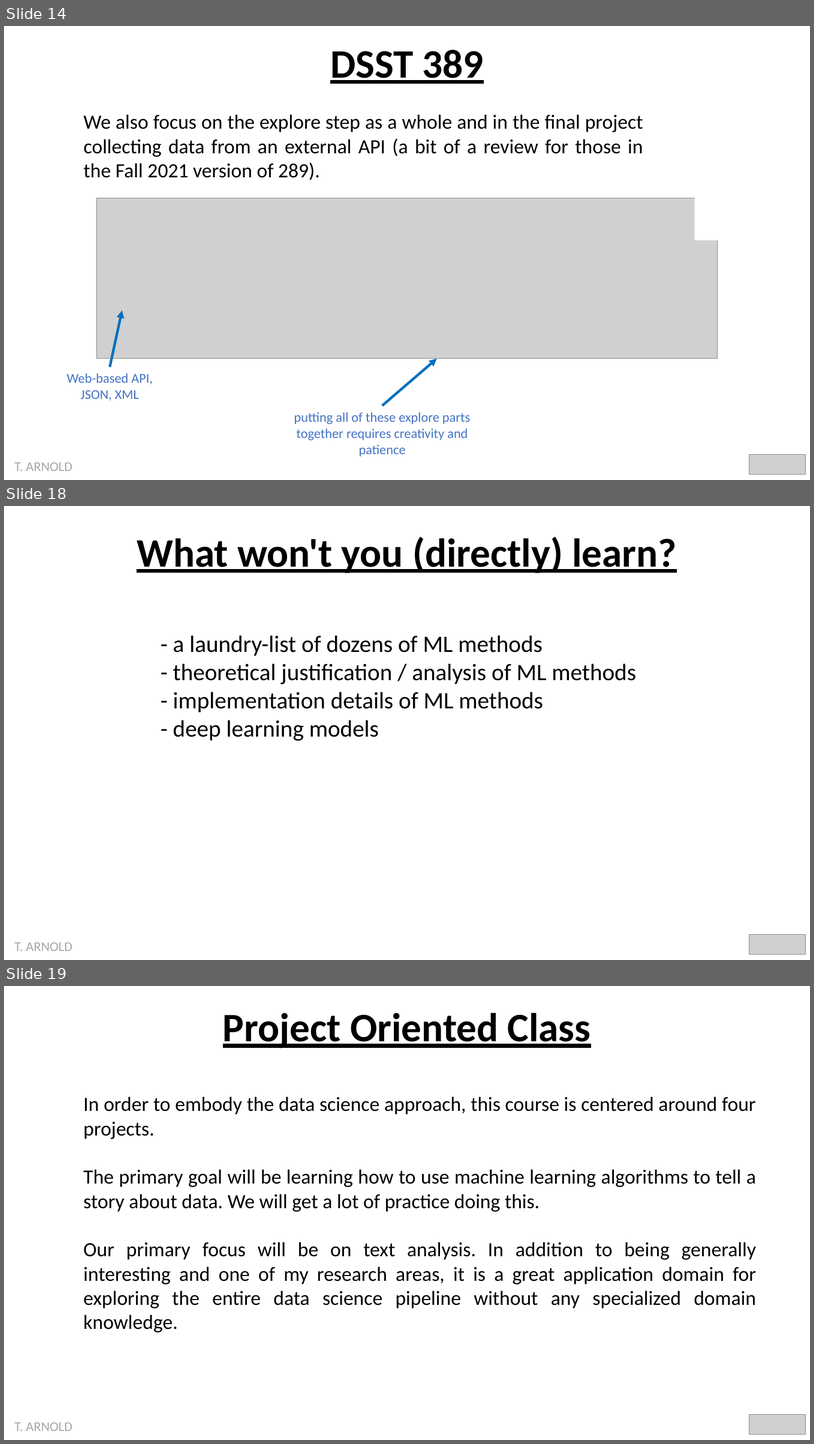
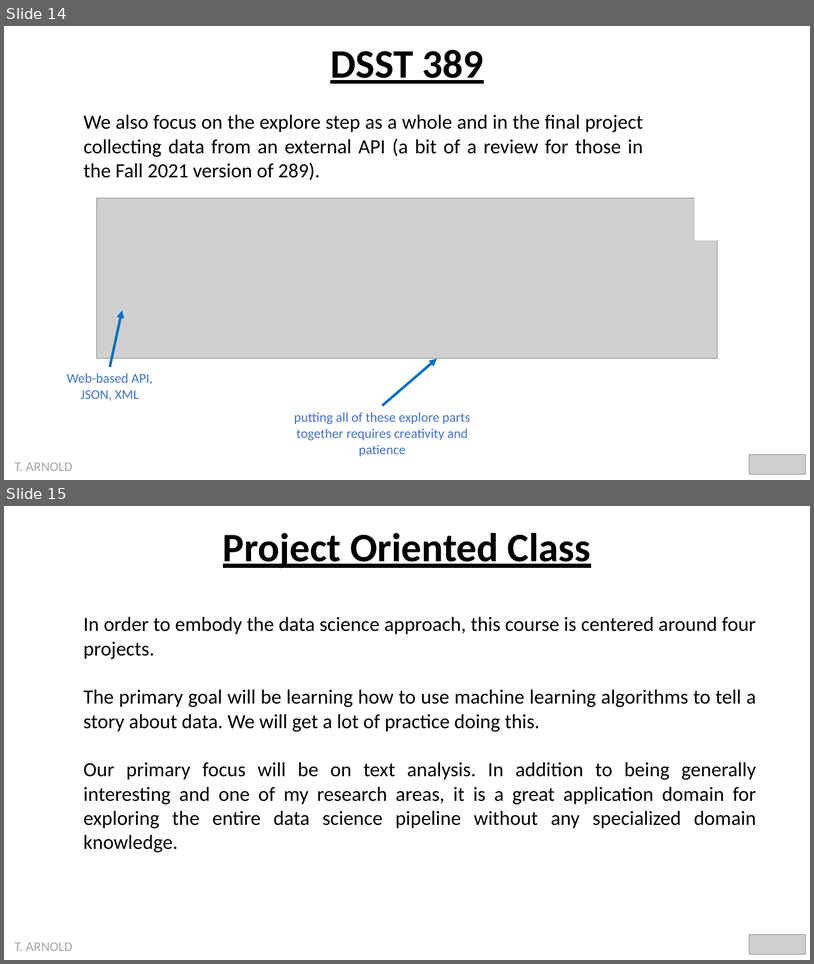
Before and after one commit to statsmaths/dsst389-s23, a slide deck: pslides/00_intro.pptx. Shown one above the other, each under a label of ours: slides 14, 18 and 19 before the commit, slides 14 and 15 after it; the slides between them are not shown. The pictures are 814x1444 and 814x964 pixels, drawn with LibreOffice and Linux fonts; fonts in the diff are those of the drawing; grey boxes stand for pictures. Boxes give left, top, right and bottom in pixels: in the first picture for what was removed or moved away, otherwise in the second. Text is boxed around its words. In the diff, an @@ line names an element or a change of style, - is before the commit and + after.

```diff
--- a/pslides/00_intro.pptx
+++ b/pslides/00_intro.pptx
@@ slide 18 removed at [4, 506, 810, 960], background #FFFFFF @@
@@ text removed at [137, 537, 677, 573] @@
-What won't you (directly) learn?
@@ text removed at [173, 635, 636, 741] @@
-- a laundry-list of dozens of ML methods
-- theoretical justification / analysis of ML methods
-- implementation details of ML methods
-- deep learning models
@@ picture removed at [749, 934, 806, 954] @@
@@ text removed at [14, 942, 72, 951] @@
-T. ARNOLD
@@ what was slide 19 is now slide 15 @@
```
Also in this commit, not shown: 3 slides changed, 3 other slides removed, 3 other files.
